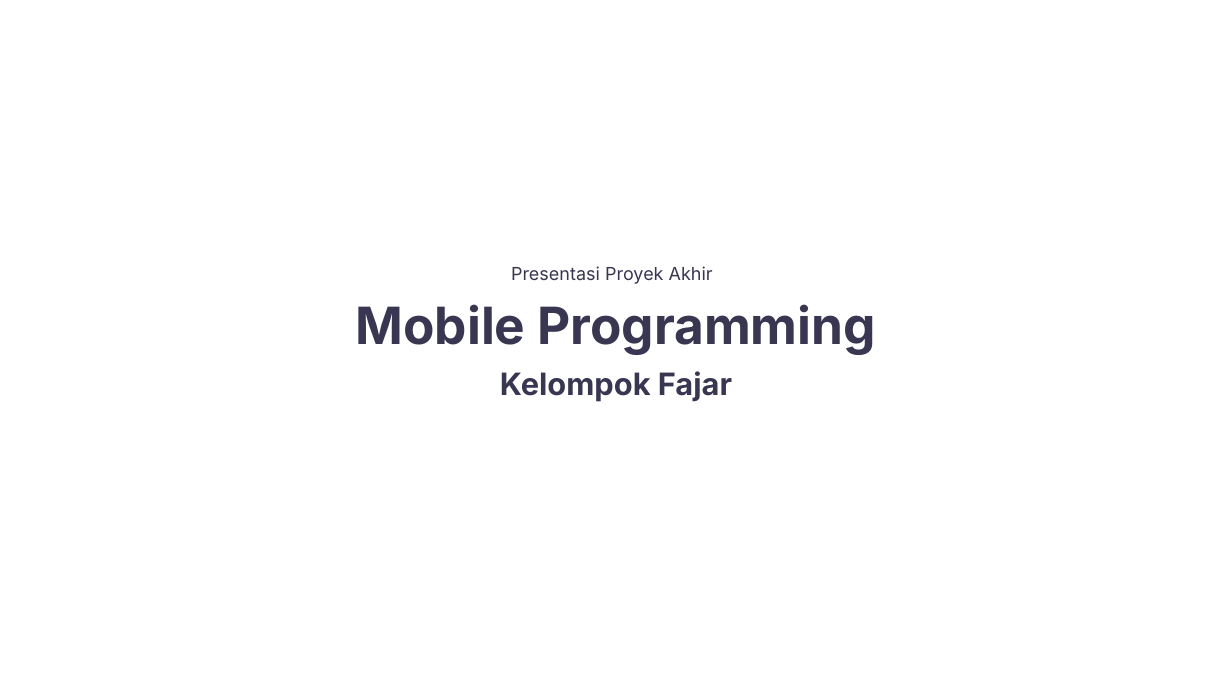
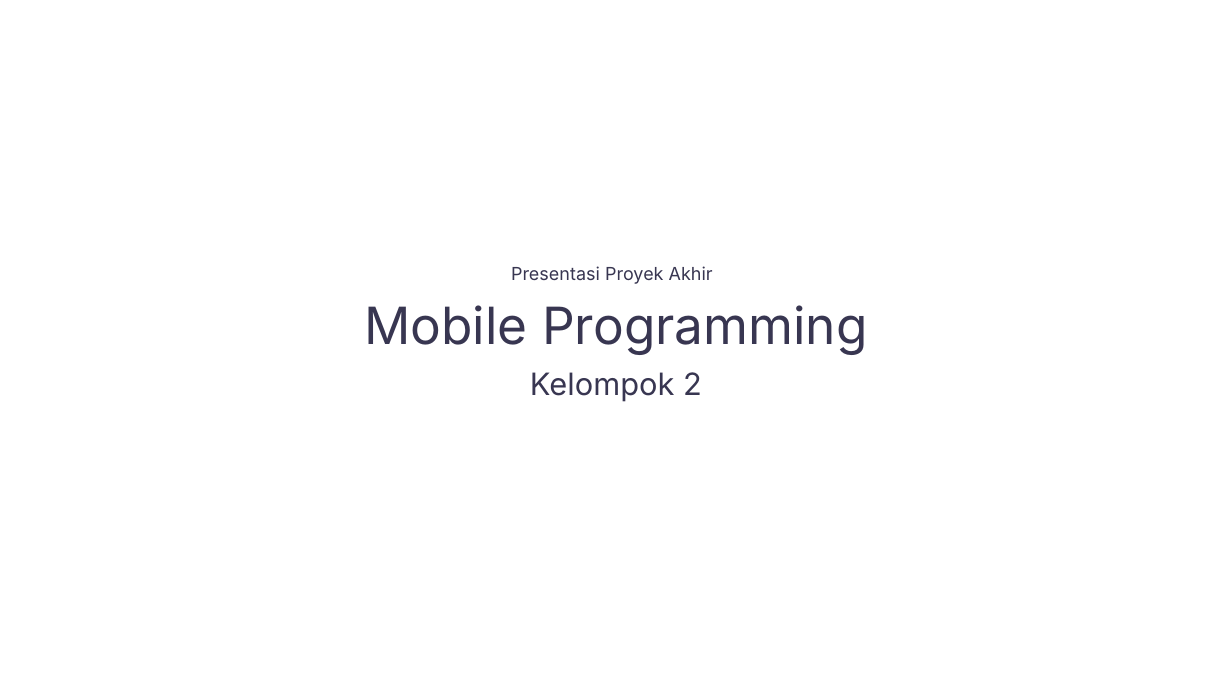
Before and after one commit to andrr64/KeuanganKu, a slide deck: slide 1 of assets/presentasi/presentasi.pptx. Drawn at 1232x693 pixels with LibreOffice and Linux fonts; fonts in the diff are those of the drawing. Boxes give left, top, right and bottom in pixels: in the first picture for what was removed or moved away, otherwise in the second. Text is boxed around its words. In the diff, an @@ line names an element or a change of style, - is before the commit and + after.

```diff
--- a/assets/presentasi/presentasi.pptx
+++ b/assets/presentasi/presentasi.pptx
@@ text "Mobile Programming": place and size @@
-text "Mobile Programming" at [356, 304, 876, 355]
+text "Mobile Programming" at [364, 305, 867, 355]
@@ text "Mobile Programming" at [364, 305, 867, 355]: bold off @@
@@ text at [530, 372, 702, 402]: text changed; bold off @@
-Kelompok Fajar
+Kelompok 2
```
Also in this commit, not shown: 2 other slides changed, 11 slides added, 3 slides removed.
